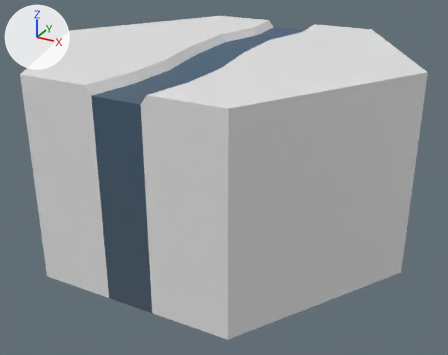
The FBX model SourceAssets/Tiles/Hexagons0-3/Hexagon2_1.fbx as it was, and as the next commit left it.
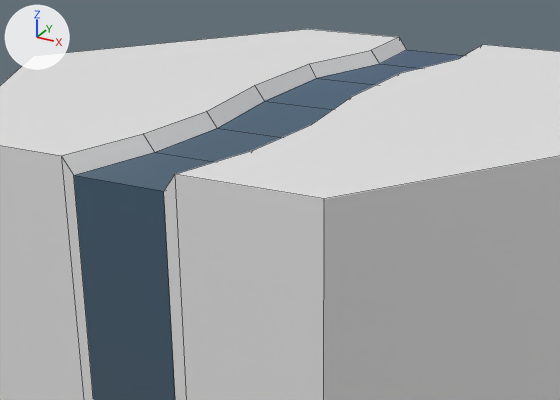
Each version appears first whole from a camera (50 mm lens) standing at (7.49, -13.56, 3.28) and looking at (0.2, -0.31, -3.35), and next in a close-up on the part from 11% to 80% of the width and 0% to 62% of the height. Every picture has the same lights, and +X, +Y and +Z are marked at upper left. The first two pictures are the older version. The close-ups show mesh edges as thin lines. Where no turn or scale is listed for an object, it has been applied to the vertices.

Objects in the first close-up: 'Hex2_1'.
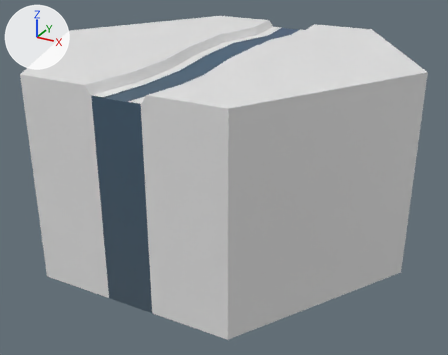
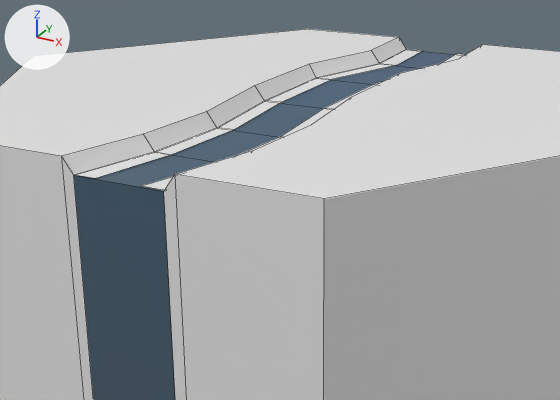
Where the newer file only moved an object's origin or applied its transform, the numbers keep the older frame.

The change, as JSON lines over the scene's bpy script:
```json
{"op": "add", "block": "mat_waterlines", "code": ["mat_waterlines = principled_material('Waterlines')", "mat_waterlines.base_color = (0.8, 0.8, 0.8)  # white #e7e7e7"]}
{"block": "me_cylinder_004", "where": "# used by ob_hex2_1; location = (0.0, 0.0, -2.5)"}
{"op": "remove", "block": "me_cylinder_004", "code": "me_cylinder_004.from_pydata(...)  # 48 vertices, 34 faces; spans x -5.0..5.0, y -4.33..4.33, z -2.5..2.5"}
{"op": "add", "block": "me_cylinder_004", "code": "me_cylinder_004.from_pydata(...)  # 76 vertices, 46 faces; spans x -5.0..5.0, y -4.33..4.33, z -2.5..2.5"}
{"block": "me_cylinder_004", "change": "me_cylinder_004 part 1: a new loose piece of 14 vertices spanning x -0.8..-0.15, y -4.33..4.33, z 2.31, in mat_waterlines (white #e7e7e7)"}
{"block": "me_cylinder_004", "change": "me_cylinder_004 part 2: a new loose piece of 14 vertices spanning x 0.16..0.8, y -4.33..4.33, z 2.31, in mat_waterlines (white #e7e7e7)"}
{"op": "add", "block": "me_cylinder_004", "code": "me_cylinder_004.materials.append(mat_waterlines)  # white #e7e7e7"}
```

Where the change shows, as pixel boxes (x1, y1, x2, y2) in the close-ups (560 x 400 px):
```json
{"part": 1, "of": "me_cylinder_004", "change": "added", "after": [73, 49, 422, 178]}
{"part": 2, "of": "me_cylinder_004", "change": "added", "after": [142, 54, 464, 190]}
```
